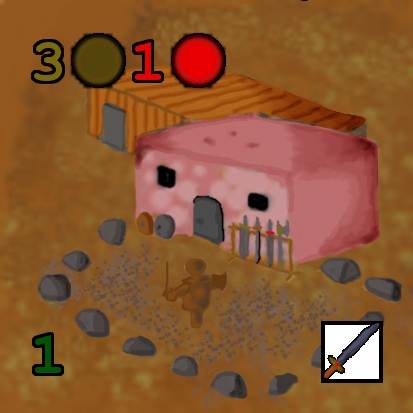
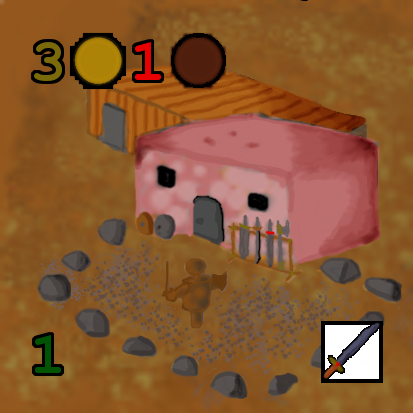
Layer changes from the first 413x413 image to the second:
renamed "Icono Oro.png" to "Icono Oro.png #1", painted on it over [70, 33, 126, 89]
renamed "Icono Madera.png" to "Icono Madera.png #1", painted on it over [170, 34, 225, 87]
